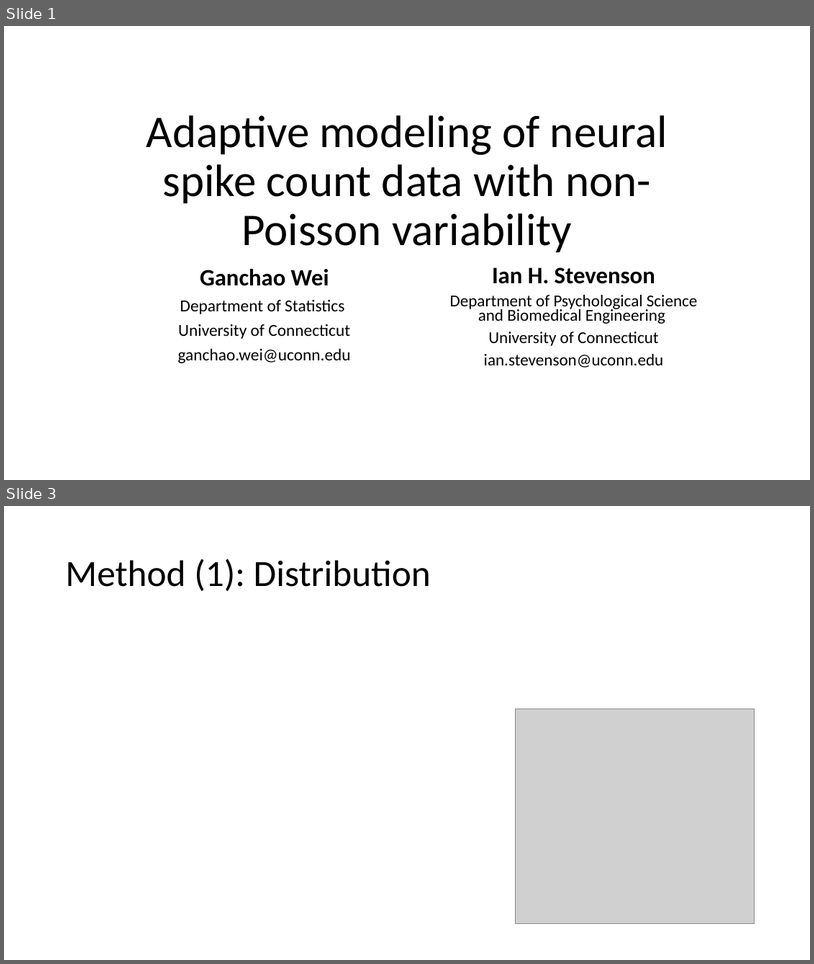
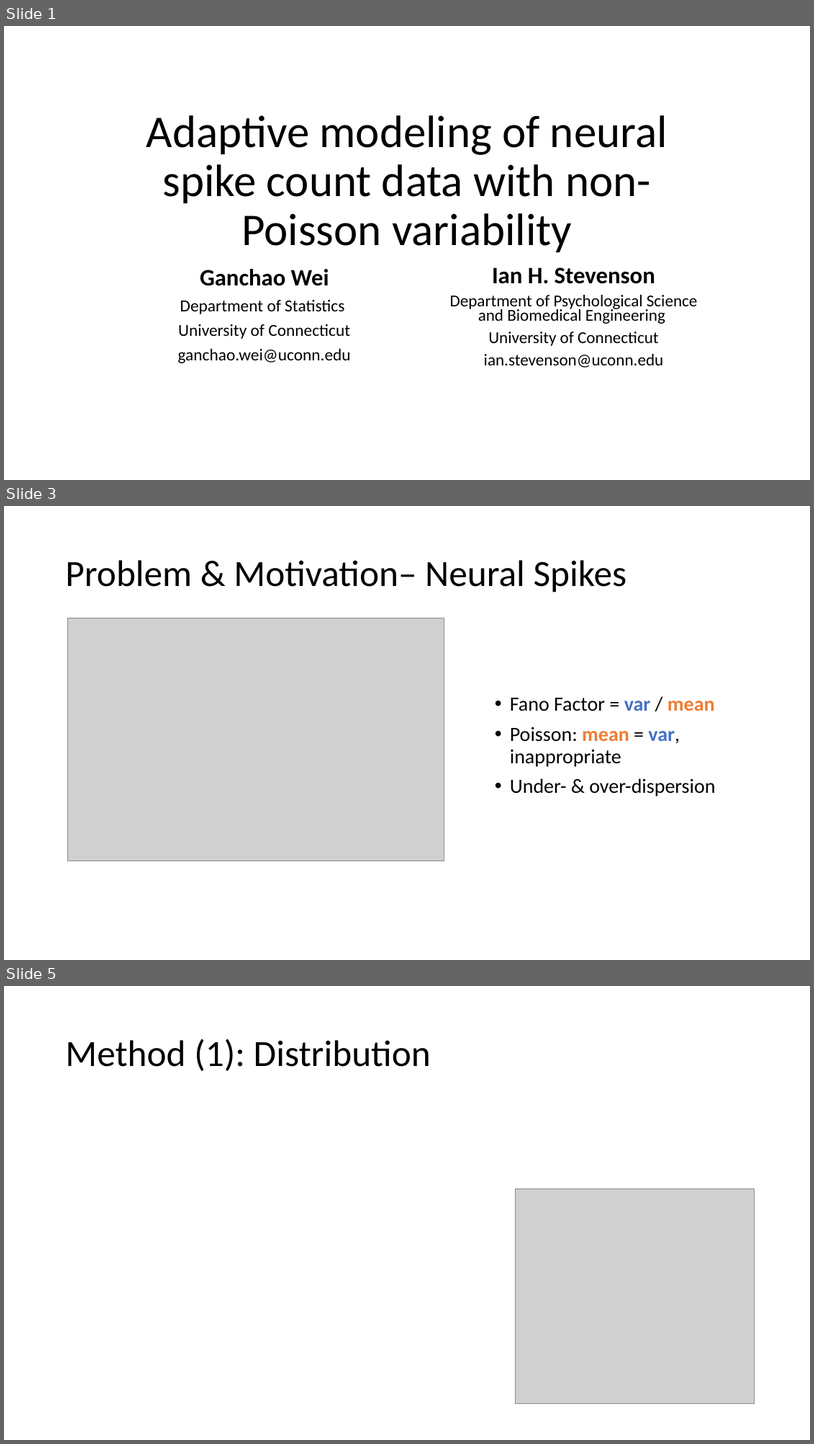
Before and after one commit to weigcdsb/COM_POISSON, a slide deck: documents/JSM_2021/15min_version.pptx. Shown one above the other, each under a label of ours: slides 1 and 3 before the commit, slides 1, 3 and 5 after it; the slides between them are not shown. The pictures are 814x964 and 814x1444 pixels, drawn with LibreOffice and Linux fonts; fonts in the diff are those of the drawing; grey boxes stand for pictures. Boxes give left, top, right and bottom in pixels: in the first picture for what was removed or moved away, otherwise in the second. Text is boxed around its words. In the diff, an @@ line names an element or a change of style, - is before the commit and + after.

```diff
--- a/documents/JSM_2021/15min_version.pptx
+++ b/documents/JSM_2021/15min_version.pptx
@@ slide 3 added at <box>4,506,810,960</box>, background #FFFFFF @@
@@ title added at <box>65,560,628,592</box>, 44 pt, text #000000 @@
+Problem & Motivation– Neural Spikes
@@ picture added at <box>67,618,445,861</box> @@
@@ text added at <box>510,698,715,796</box>, 24 pt, text #000000 @@
+• Fano Factor = var / mean
+• Poisson: mean = var, inappropriate
+• Under- & over-dispersion
@@ what was slide 3 is now slide 5 @@
```
Also in this commit, not shown: 3 other slides added, 1 slide removed, 1 other file.
